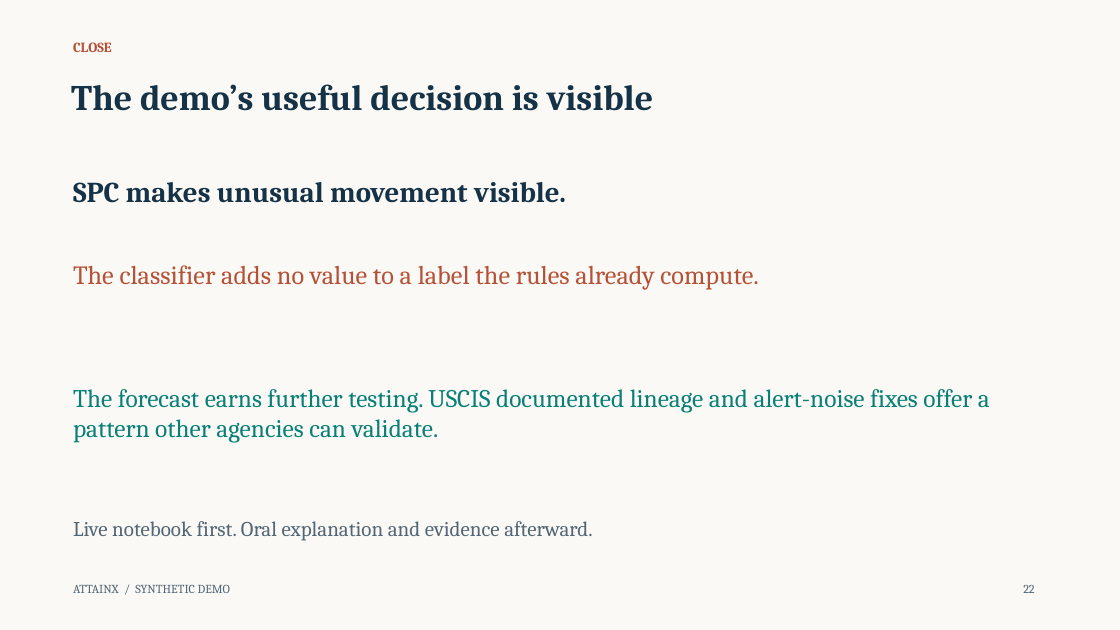
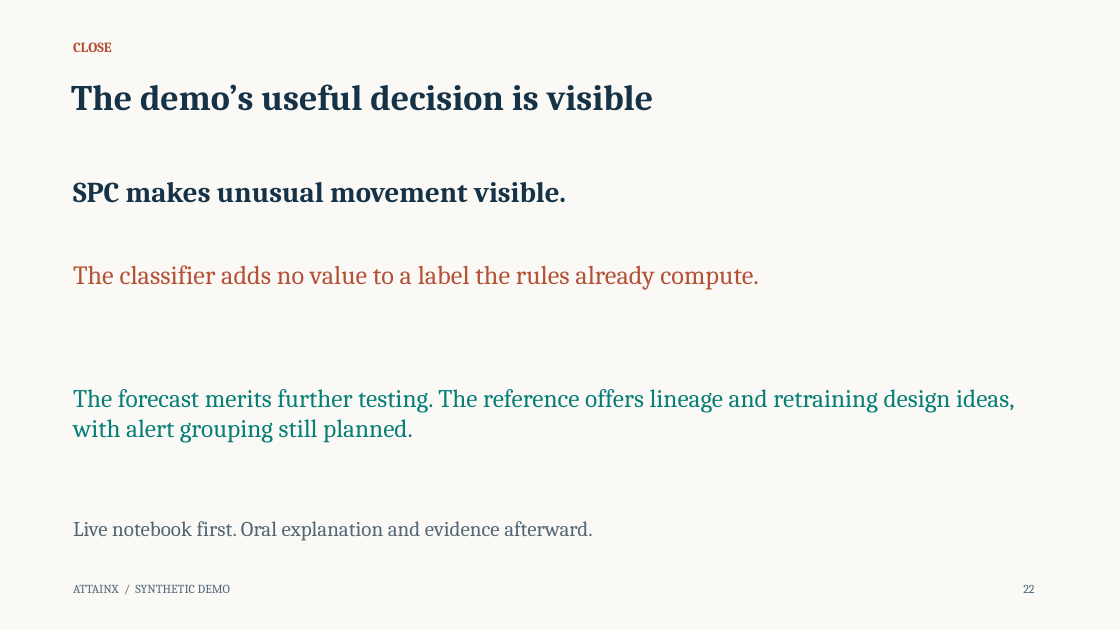
Before and after one commit to 0xpvtrickbateman/SPC-ML-Demo, a slide deck: slide 22 of docs/SPC_ML_Demo_Walkthrough_Ready.pptx. Drawn at 1120x630 pixels with LibreOffice and Linux fonts; fonts in the diff are those of the drawing. Boxes give left, top, right and bottom in pixels: in the first picture for what was removed or moved away, otherwise in the second. Text is boxed around its words. In the diff, an @@ line names an element or a change of style, - is before the commit and + after.

```diff
--- a/docs/SPC_ML_Demo_Walkthrough_Ready.pptx
+++ b/docs/SPC_ML_Demo_Walkthrough_Ready.pptx
@@ text at (73, 389, 1014, 443): text changed @@
-The forecast earns further testing. USCIS documented lineage and alert-noise fixes offer a pattern other agencies can validate.
+The forecast merits further testing. The reference offers lineage and retraining design ideas, with alert grouping still planned.
```
Also in this commit, not shown: 4 other slides changed, 6 other files.
